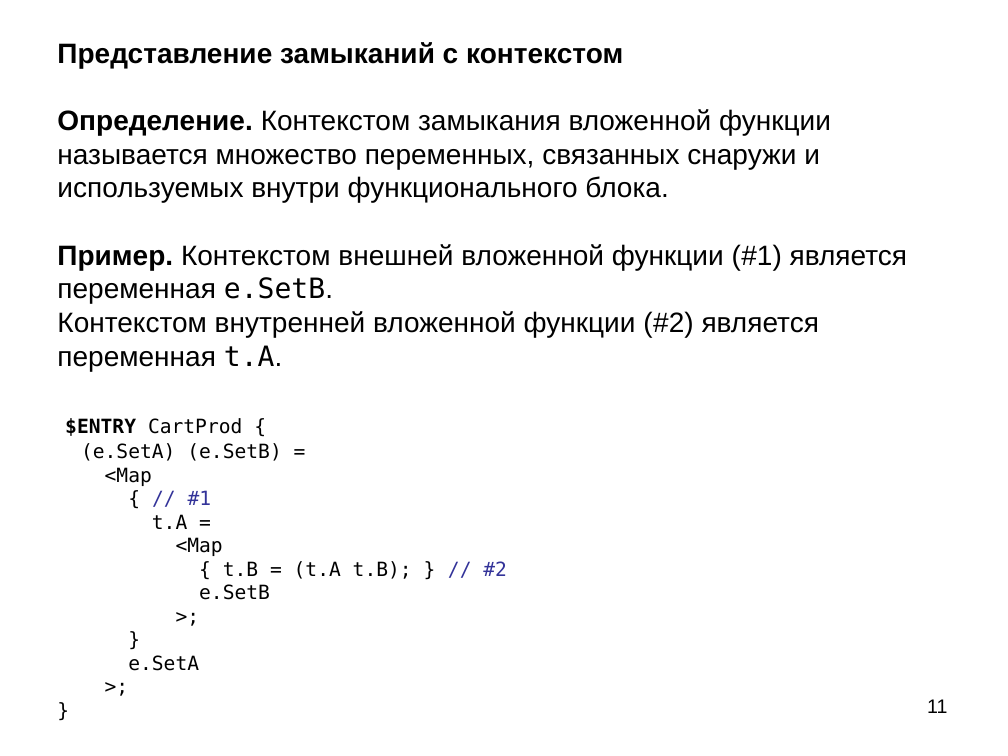
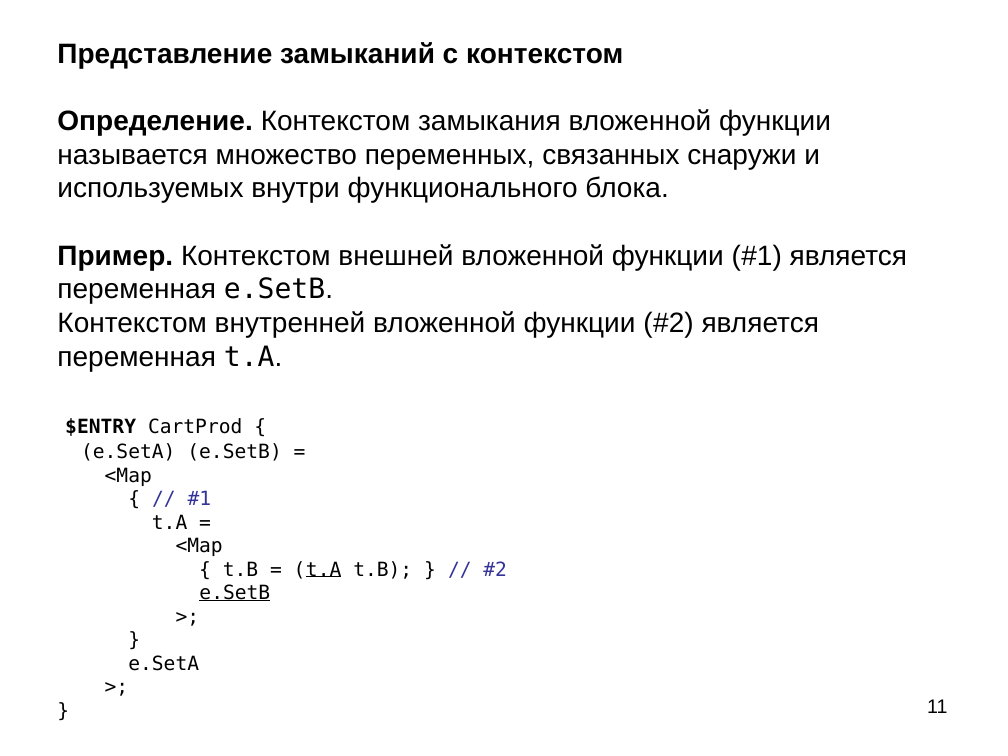
Before and after one commit to bmstu-iu9/refal-5-lambda, a slide deck: slide 11 of doc/Компилятор Простого Рефала.ppt. Drawn at 1008x756 pixels with LibreOffice and Linux fonts; fonts in the diff are those of the drawing. Boxes give left, top, right and bottom in pixels: in the first picture for what was removed or moved away, otherwise in the second. Text is boxed around its words. In the diff, an @@ line names an element or a change of style, - is before the commit and + after.

```diff
--- a/doc/Компилятор Простого Рефала.ppt
+++ b/doc/Компилятор Простого Рефала.ppt
@@ text "Представление замыканий с контекстом Определение. ..." at (57, 42, 907, 671): underline on in "(t.A e.SetB" @@
```
Also in this commit, not shown: 6 other slides changed, 2 other files.
